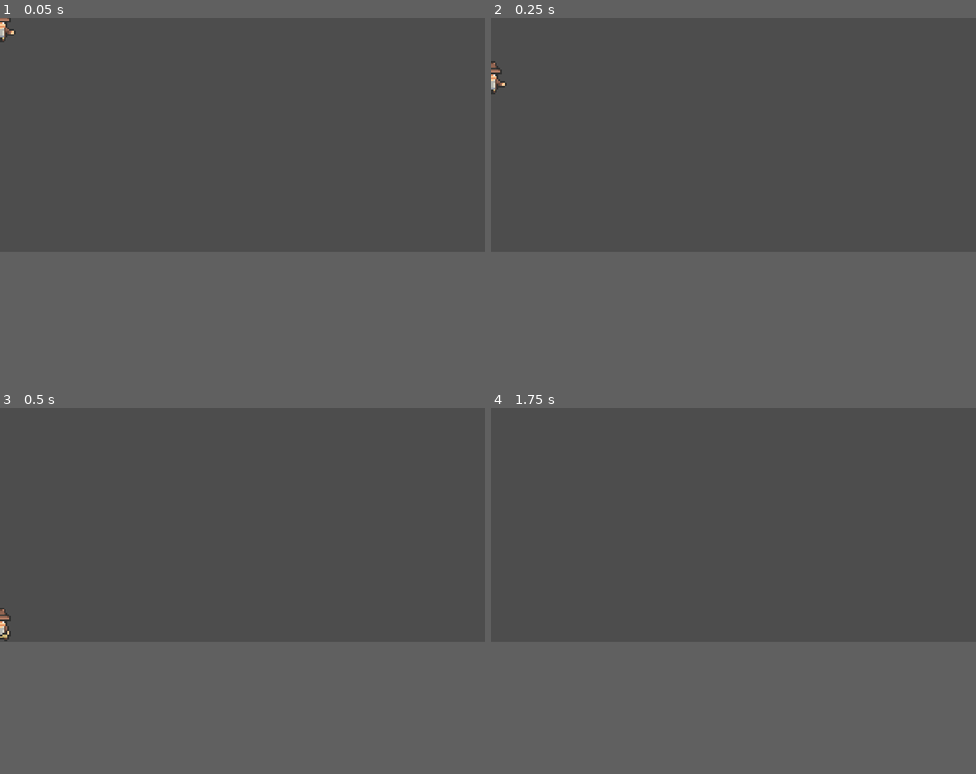
Above: before the commit, frames 1-4 (two rows, left to right).
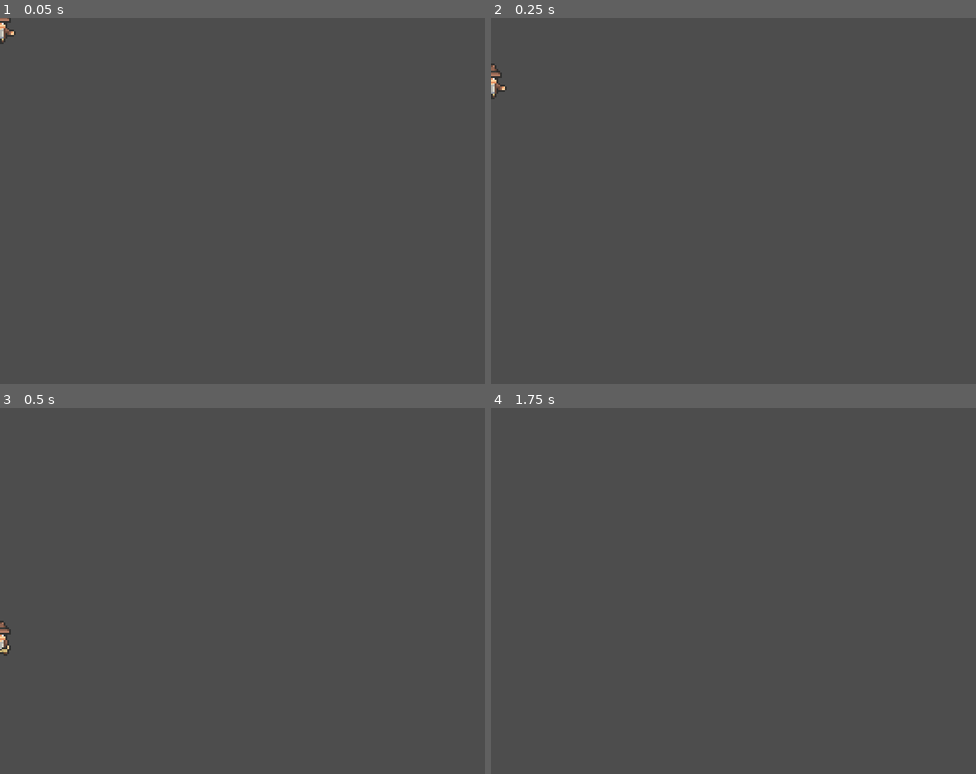
Above: after the commit, the same moments.

Repository: nojahh/Seasonal-Exploration-Winters-End-
Game: Godot game, scene res://Scene/player.tscn
Two runs of this game, one before a commit and one after it. Both use one fixed random seed, a clock stepped at 60 frames per second and the inputs below.
Inputs:
- Up to frame 1 (0.05 s): no input
- Up to frame 2 (0.25 s): no input
- Up to frame 3 (0.5 s): no input
- Up to frame 4 (1.75 s): tap Enter (ui_accept) at 0.5, 0.77, 1.25, 1.52 s; hold Right (ui_right) from 0.53 s (still down)
In our replay, the window is 800x386 before the commit and 800x604 after it. These sizes can differ from the game's own. Grey fills any space a smaller window leaves; there, only what the larger window draws over its background counts as a difference.

The runs differ from the first frame. In frame 1, less than 0.1% of the frame differs, in the area x 0-4%, y 1-8%; in frame 2, 0.2%; in frame 3, 0.2%, in the area x 0-3%, y 54-68%; in frame 4, only the window size differs.

Commit message:
Timer
Timer

Diff:
--- /dev/null
+++ b/Panel.gd
@@ -0,0 +1,22 @@
+extends Panel
+
+var time: float = 0.0
+var minutes: int = 0
+var seconds: int = 0
+var msec: int = 0
+
+
+func _process(delta):
+	time += delta
+	msec = fmod(time, 1) * 100
+	seconds = fmod(time, 60)
+	minutes = fmod(time, 3600) / 60
+	$minutes.text = "%02d:" % minutes
+	$seconds.text = "%02d." % seconds
+	$msecs.text = "%03d" % msec
+
+func stop():
+	set_process(false)
+
+func get_time_formated():
+	return "%02d:%02d.%03d" % [minutes, seconds, msec]
--- /dev/null
+++ b/Scene/Title Screen.gd
@@ -0,0 +1,15 @@
+extends Control
+
+
+
+func _on_start_pressed():
+	get_tree().change_scene_to_file("res://levels/level_1.tscn")
+
+
+
+func _on_options_pressed():
+	get_tree().change_scene_to_file("res://Scene/options_menu.tscn")
+
+
+func _on_leave_pressed():
+	get_tree().quit()
--- /dev/null
+++ b/Scene/options_menu.tscn
@@ -0,0 +1,49 @@
+[gd_scene load_steps=2 format=3 uid="uid://dbogtm3owdcal"]
+
+[ext_resource type="Texture2D" uid="uid://dmmxg1rdf6yyl" path="res://Sprites/Seasonal Tilesets/5 - Misc. universal tiles/Water_frames (16 x 32).png" id="1_pf1tj"]
+
+[node name="Controls Menu" type="Control"]
+layout_mode = 3
+anchors_preset = 15
+anchor_right = 1.0
+anchor_bottom = 1.0
+offset_left = -1.0
+offset_top = 2.0
+offset_right = -1.0
+offset_bottom = 2.0
+grow_horizontal = 2
+grow_vertical = 2
+
+[node name="TextureRect" type="TextureRect" parent="."]
+modulate = Color(1, 0.372549, 1, 1)
+layout_mode = 1
+anchors_preset = -1
+anchor_left = 0.5
+anchor_top = 0.532
+anchor_right = 0.5
+anchor_bottom = 0.532
+offset_left = -397.0
+offset_top = -542.84
+offset_right = 420.0
+offset_bottom = 300.16
+texture = ExtResource("1_pf1tj")
+
+[node name="VBoxContainer" type="VBoxContainer" parent="."]
+layout_mode = 1
+anchors_preset = -1
+anchor_left = 0.5
+anchor_top = 0.473
+anchor_right = 0.5
+anchor_bottom = 0.473
+offset_left = -99.0
+offset_top = -47.26
+offset_right = 116.0
+offset_bottom = 211.74
+
+[node name="RichTextLabel" type="RichTextLabel" parent="VBoxContainer"]
+layout_mode = 2
+text = "LEFT ARROW = move left
+RIGHT ARROW = move right
+SPACEBAR = jump
+LEFT CLICK(LMB) = attack"
+fit_content = true
--- a/title_screen.tscn
+++ b/Scene/title_screen.tscn
@@ -1,7 +1,7 @@
 [gd_scene load_steps=4 format=3 uid="uid://dgvggasw6rnmt"]
 
-[ext_resource type="Script" path="res://Title Screen.gd" id="1_u6v07"]
-[ext_resource type="Texture2D" uid="uid://cn1s2uxus5ndf" path="res://seasons.png" id="2_5roye"]
+[ext_resource type="Script" path="res://Scene/Title Screen.gd" id="1_uie2g"]
+[ext_resource type="Texture2D" uid="uid://bnpgkofjyscbf" path="res://Seasonal Tilesets/4 - Winter World/Background parts/_Complete_static_BG_(288 x 208).png" id="2_jicog"]
 
 [sub_resource type="Theme" id="Theme_4qnkr"]
 
@@ -13,19 +13,22 @@
 grow_horizontal = 2
 grow_vertical = 2
 theme = SubResource("Theme_4qnkr")
-script = ExtResource("1_u6v07")
+script = ExtResource("1_uie2g")
 
 [node name="TextureRect" type="TextureRect" parent="."]
-layout_mode = 2
+layout_mode = 1
+anchors_preset = 8
 anchor_left = 0.5
 anchor_top = 0.5
 anchor_right = 0.5
 anchor_bottom = 0.5
-offset_left = -466.0
-offset_top = -258.0
-offset_right = 494.0
-offset_bottom = 222.0
-texture = ExtResource("2_5roye")
+offset_left = -151.0
+offset_top = -103.0
+offset_right = 137.0
+offset_bottom = 105.0
+grow_horizontal = 2
+grow_vertical = 2
+texture = ExtResource("2_jicog")
 
 [node name="VBoxContainer" type="VBoxContainer" parent="."]
 layout_mode = 1
@@ -48,10 +51,12 @@
 
 [node name="Options" type="Button" parent="VBoxContainer"]
 layout_mode = 2
-text = "Options"
+text = "Controls"
 
 [node name="Leave" type="Button" parent="VBoxContainer"]
 layout_mode = 2
 text = "Leave Game"
 
 [connection signal="pressed" from="VBoxContainer/Start" to="." method="_on_start_pressed"]
+[connection signal="pressed" from="VBoxContainer/Options" to="." method="_on_options_pressed"]
+[connection signal="pressed" from="VBoxContainer/Leave" to="." method="_on_leave_pressed"]
--- /dev/null
+++ b/Scene/user_interface.tscn
@@ -0,0 +1,49 @@
+[gd_scene load_steps=2 format=3 uid="uid://hxpt8eepdbop"]
+
+[ext_resource type="Script" path="res://Panel.gd" id="1_7xgd2"]
+
+[node name="User Interface" type="Control"]
+layout_mode = 3
+anchors_preset = 15
+anchor_right = 1.0
+anchor_bottom = 1.0
+grow_horizontal = 2
+grow_vertical = 2
+
+[node name="Panel" type="Panel" parent="."]
+layout_mode = 0
+offset_left = 710.0
+offset_top = 1.0
+offset_right = 819.0
+offset_bottom = 34.0
+script = ExtResource("1_7xgd2")
+
+[node name="Label" type="Label" parent="Panel"]
+modulate = Color(1, 1, 0, 1)
+layout_mode = 0
+offset_left = 2.0
+offset_top = 5.0
+offset_right = 42.0
+offset_bottom = 31.0
+text = "00:"
+horizontal_alignment = 2
+
+[node name="Label2" type="Label" parent="Panel"]
+modulate = Color(1, 1, 0, 1)
+layout_mode = 0
+offset_left = 27.0
+offset_top = 5.0
+offset_right = 67.0
+offset_bottom = 31.0
+text = "00:"
+horizontal_alignment = 2
+
+[node name="Label3" type="Label" parent="Panel"]
+modulate = Color(1, 1, 0, 1)
+layout_mode = 0
+offset_left = 46.0
+offset_top = 5.0
+offset_right = 86.0
+offset_bottom = 31.0
+text = "00"
+horizontal_alignment = 2
--- a/Title Screen.gd
+++ /dev/null
@@ -1,6 +0,0 @@
-extends Control
-
-
-
-func _on_start_pressed():
-	get_tree().change_scene_to_file("res://levels/level_1.tscn")
--- a/project.godot
+++ b/project.godot
@@ -17,8 +17,8 @@
 
 [display]
 
-window/size/viewport_width=870
-window/size/viewport_height=420
+window/size/viewport_width=820
+window/size/viewport_height=620
 window/stretch/mode="canvas_items"
 window/stretch/scale=3.0
 
Renamed: parallax.tscn -> Scene/parallax.tscn
Renamed: seasons.png -> Seasonal Tilesets/seasons.png
Not shown, changed: Seasonal Tilesets/seasons.png.import
Binary file removed: Sprites/TempleRun (1)/Dead__000.png
Not shown, removed: Sprites/TempleRun (1)/Dead__000.png.import
Binary file removed: Sprites/TempleRun (1)/Dead__001.png
Not shown, removed: Sprites/TempleRun (1)/Dead__001.png.import
Binary file removed: Sprites/TempleRun (1)/Dead__002.png
Not shown, removed: Sprites/TempleRun (1)/Dead__002.png.import
Binary file removed: Sprites/TempleRun (1)/Dead__003.png
Not shown, removed: Sprites/TempleRun (1)/Dead__003.png.import
Binary file removed: Sprites/TempleRun (1)/Dead__004.png
(and 91 more such lines)
